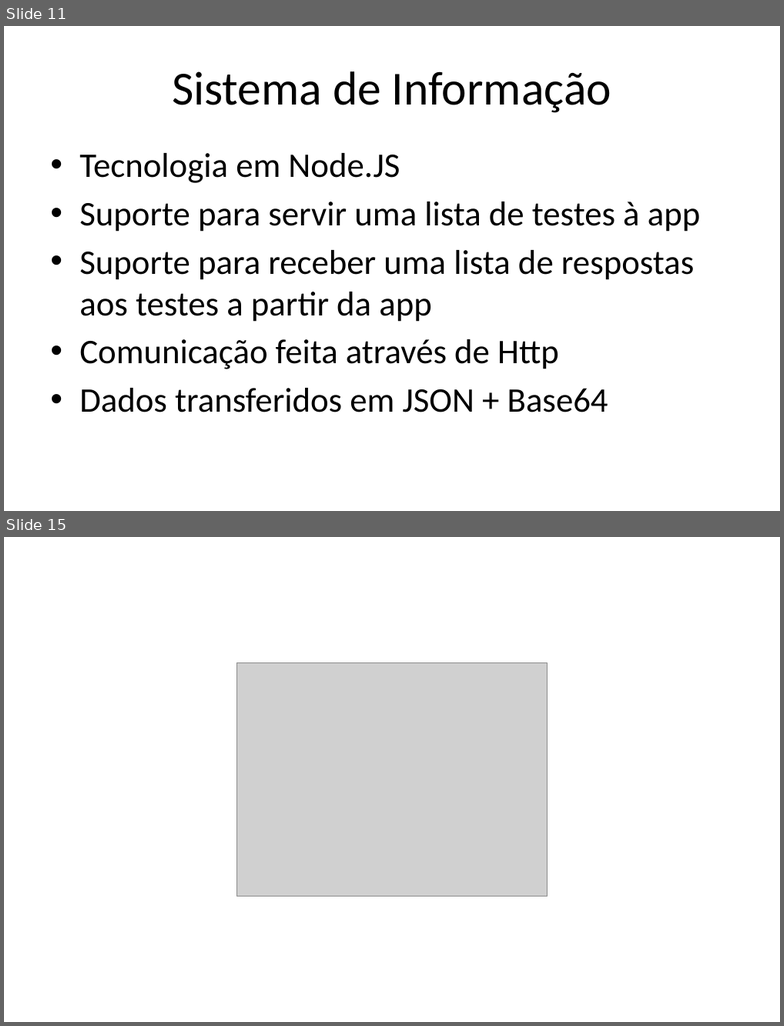
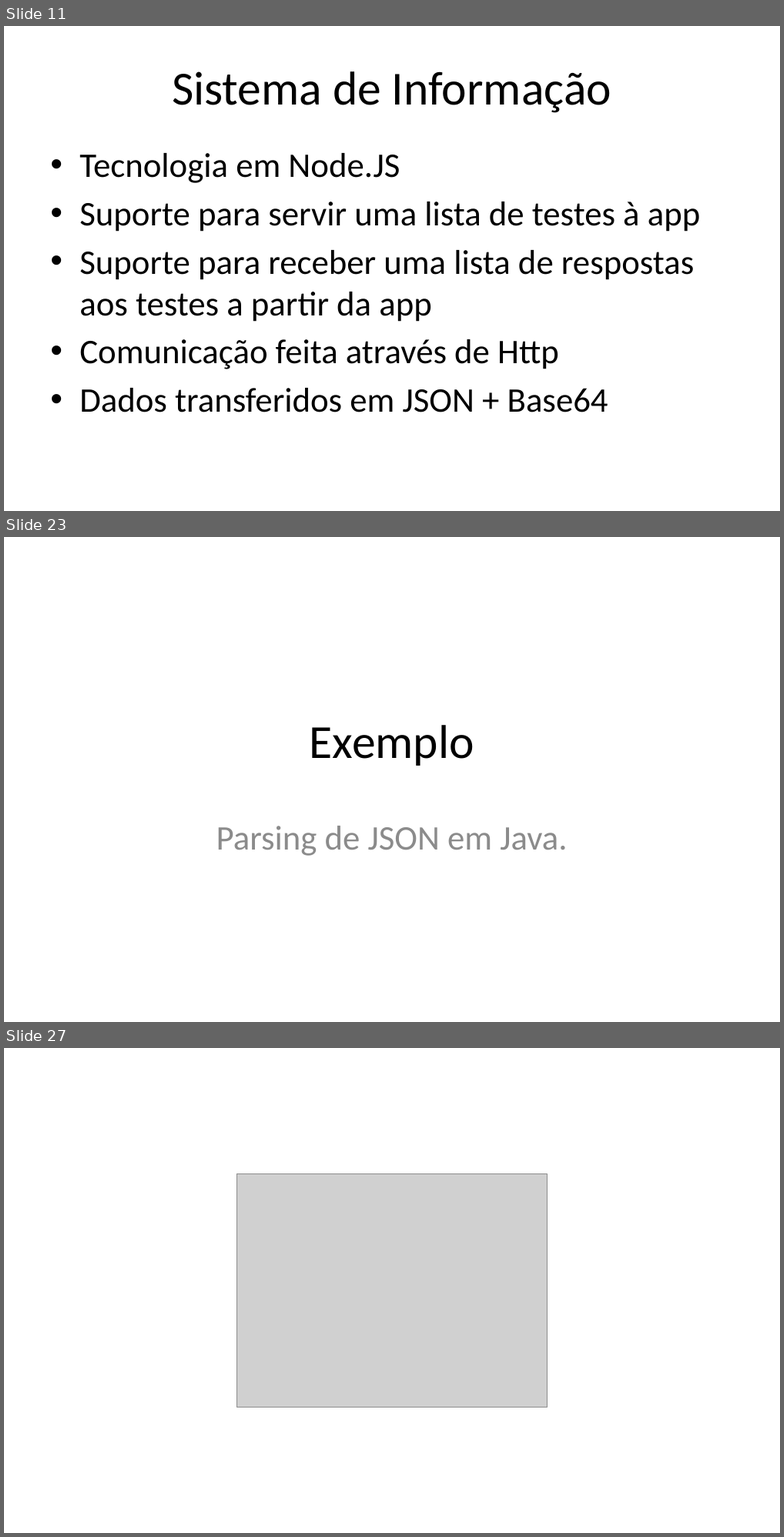
Before and after one commit to iptomar/letrinhas_si, a slide deck: Apresentacoes/v01.pptx. Shown one above the other, each under a label of ours: slides 11 and 15 before the commit, slides 11, 23 and 27 after it; the slides between them are not shown. The pictures are 784x1026 and 784x1537 pixels, drawn with LibreOffice and Linux fonts; fonts in the diff are those of the drawing; grey boxes stand for pictures; background and template pictures are left out. Boxes give left, top, right and bottom in pixels: in the first picture for what was removed or moved away, otherwise in the second. Text is boxed around its words. In the diff, an @@ line names an element or a change of style, - is before the commit and + after.

Commit message:
Adição de exemplos da API Android para parsing de JSON e execução de HTTP requests para o servidor.

```diff
--- a/Apresentacoes/v01.pptx
+++ b/Apresentacoes/v01.pptx
@@ slide 23 added at [4, 537, 780, 1022], background #FFFFFF @@
@@ title added at [310, 725, 474, 766], 44 pt, text #000000 @@
+Exemplo
@@ subtitle added at [217, 826, 567, 856], 32 pt, text #8C8C8C @@
+Parsing de JSON em Java.
@@ what was slide 15 is now slide 27 @@
```
Also in this commit, not shown: 3 slides changed, 13 other slides added, 1 slide removed.
